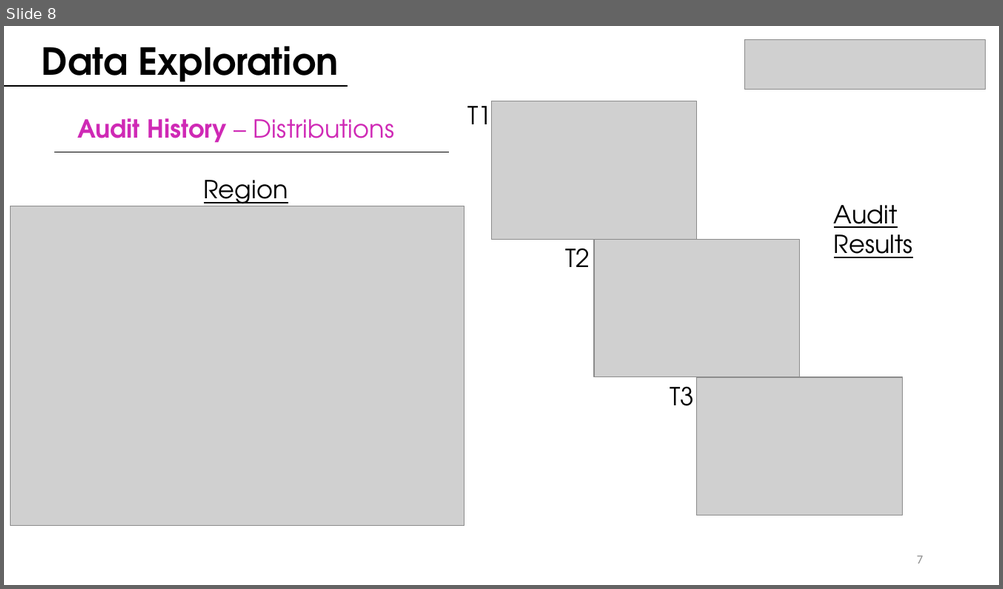
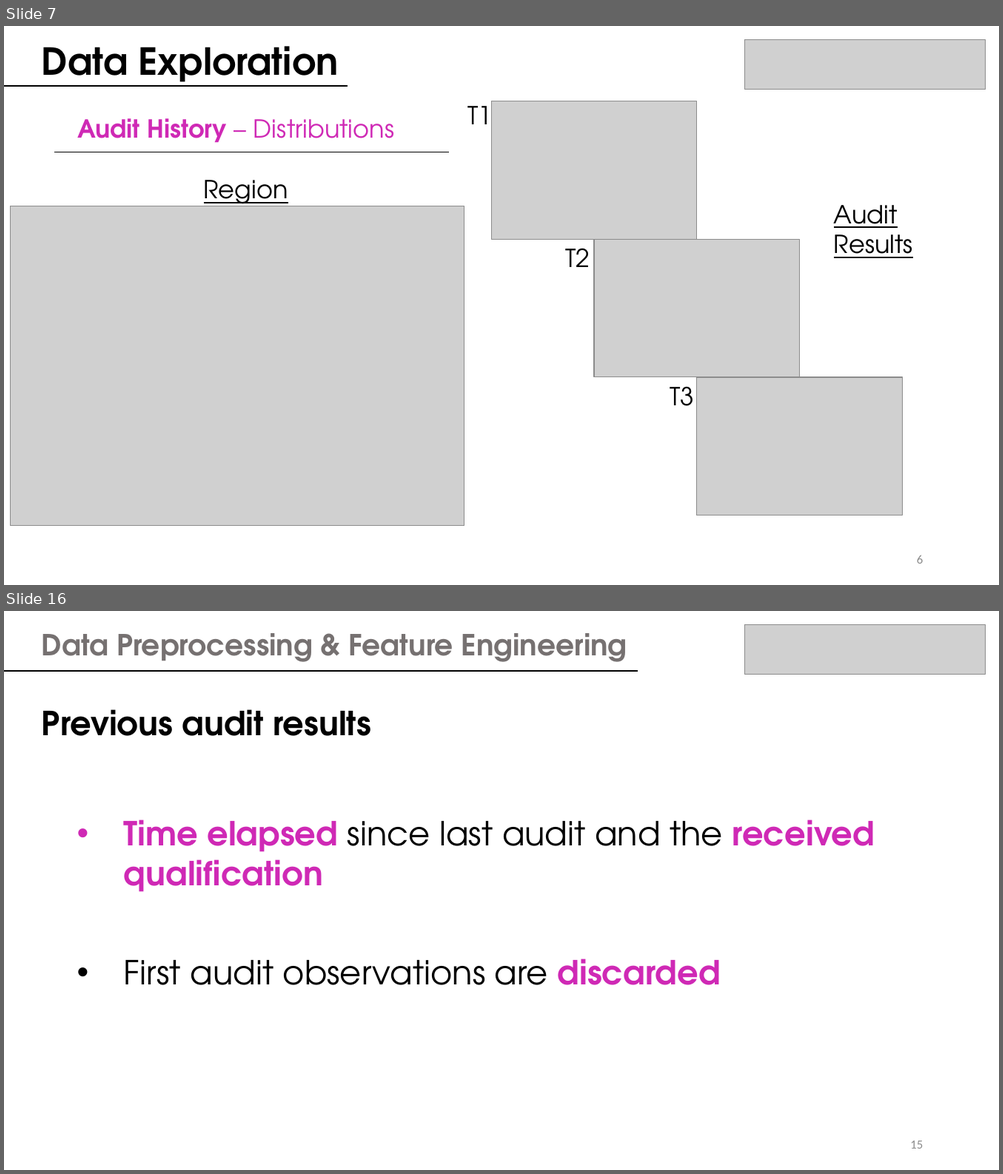
Before and after one commit to juanbeta98/DataScienceStudyCase, a slide deck: BMW ML Case Study.pptx. Shown one above the other, each under a label of ours: slide 8 before the commit, slides 7 and 16 after it; the slides between them are not shown. The pictures are 1003x589 and 1003x1174 pixels, drawn with LibreOffice and Linux fonts; fonts in the diff are those of the drawing; grey boxes stand for pictures. Boxes give left, top, right and bottom in pixels: in the first picture for what was removed or moved away, otherwise in the second. Text is boxed around its words. In the diff, an @@ line names an element or a change of style, - is before the commit and + after.

```diff
--- a/BMW ML Case Study.pptx
+++ b/BMW ML Case Study.pptx
@@ slide 16 added at [4,611,999,1170], background #FFFFFF @@
@@ picture added at [744,625,985,675] @@
@@ text added at [42,633,627,662], 28 pt, text #767171, bold @@
+Data Preprocessing & Feature Engineering
@@ line added from (4, 670) to (638, 670), #000000 0.5 pt @@
@@ line added from (4, 672) to (638, 672), #000000 0.5 pt @@
@@ text added at [42,709,372,736], 32 pt, text #000000, bold @@
+Previous audit results
@@ text added at [124,820,874,892], 32 pt, text #CF29B5, bold @@
+• Time elapsed since last audit and the received qualification
@@ text added at [124,959,720,985], 32 pt, text #000000 @@
+• First audit observations are discarded
@@ page number added at [910,1141,922,1149], 12 pt, text #8C8C8C @@
+15
@@ what was slide 8 is now slide 7 @@
@@ page number at [916,556,922,564]: text changed @@
-7
+6
```
Also in this commit, not shown: 14 slides changed, 9 other slides added, 3 slides removed, 4 other files.
